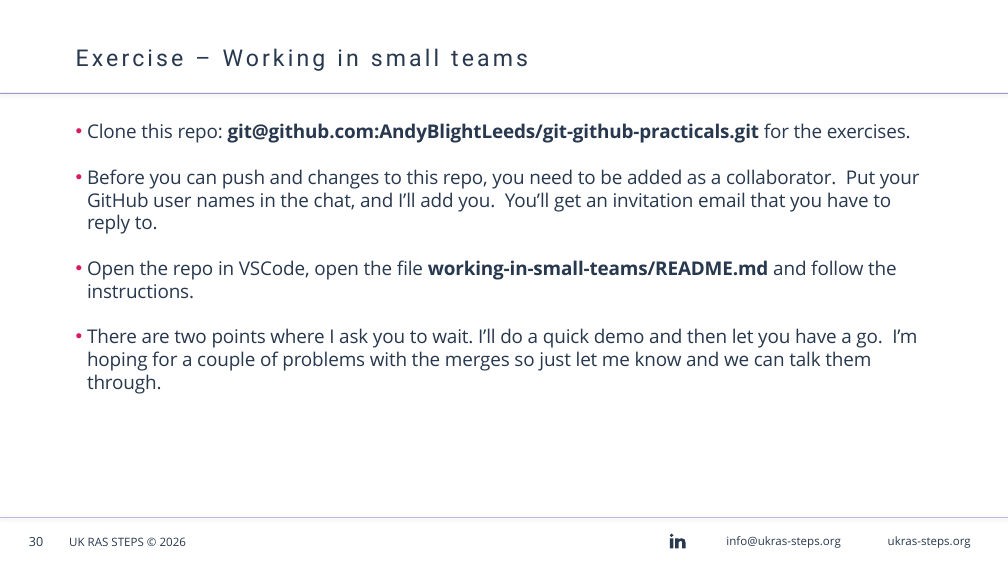
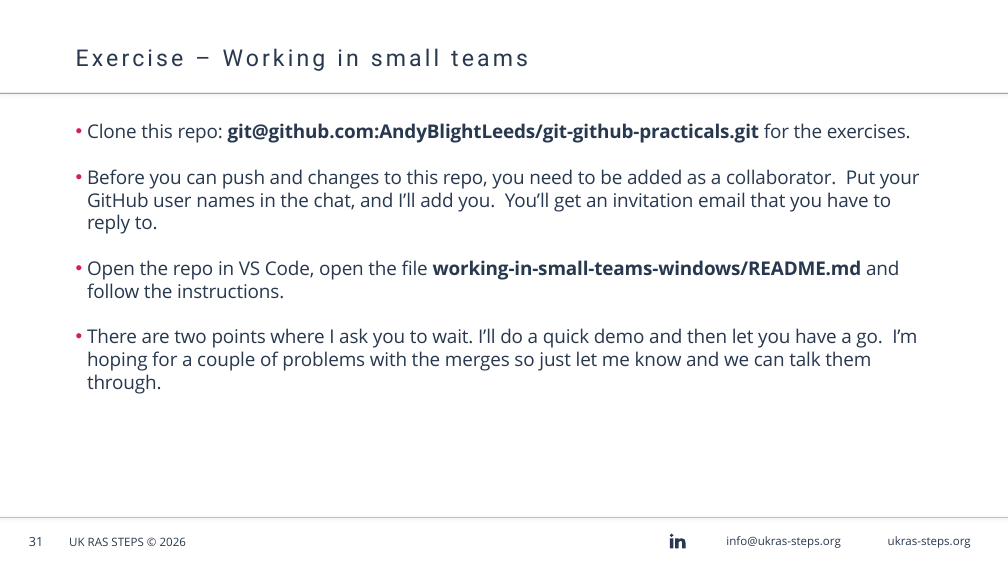
Before and after one commit to AndyBlightLeeds/git-github-workshop, a slide deck: slide 31 of presentation/Git & GitHub Workshop - Windows.odp (slide 30 before the commit). Drawn at 1008x567 pixels with LibreOffice and Linux fonts; fonts in the diff are those of the drawing; background and template pictures are left out. Boxes give left, top, right and bottom in pixels: in the first picture for what was removed or moved away, otherwise in the second. Text is boxed around its words. In the diff, an @@ line names an element or a change of style, - is before the commit and + after.

Commit message:
Add PDF version of Git & GitHub Workshop presentation for Windows

```diff
--- a/presentation/Git & GitHub Workshop - Windows.odp
+++ b/presentation/Git & GitHub Workshop - Windows.odp
@@ text at (87,260,899,299): text changed @@
-• Open the repo in VSCode, open the file working-in-small-teams/README.md and follow the instructions.
+• Open the repo in VS Code, open the file working-in-small-teams-windows/README.md and follow the instructions.
@@ page number at (29,537,43,546): text changed @@
-30
+31
```
Also in this commit, not shown: 9 other slides changed, 2 slides added, 1 slide removed, 1 other file.
